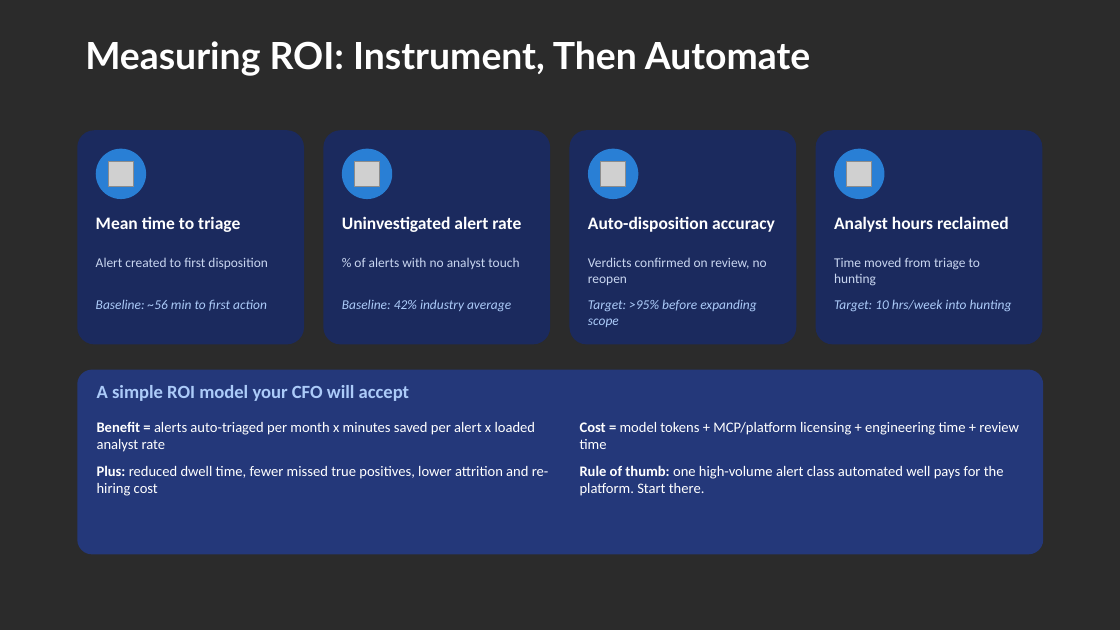
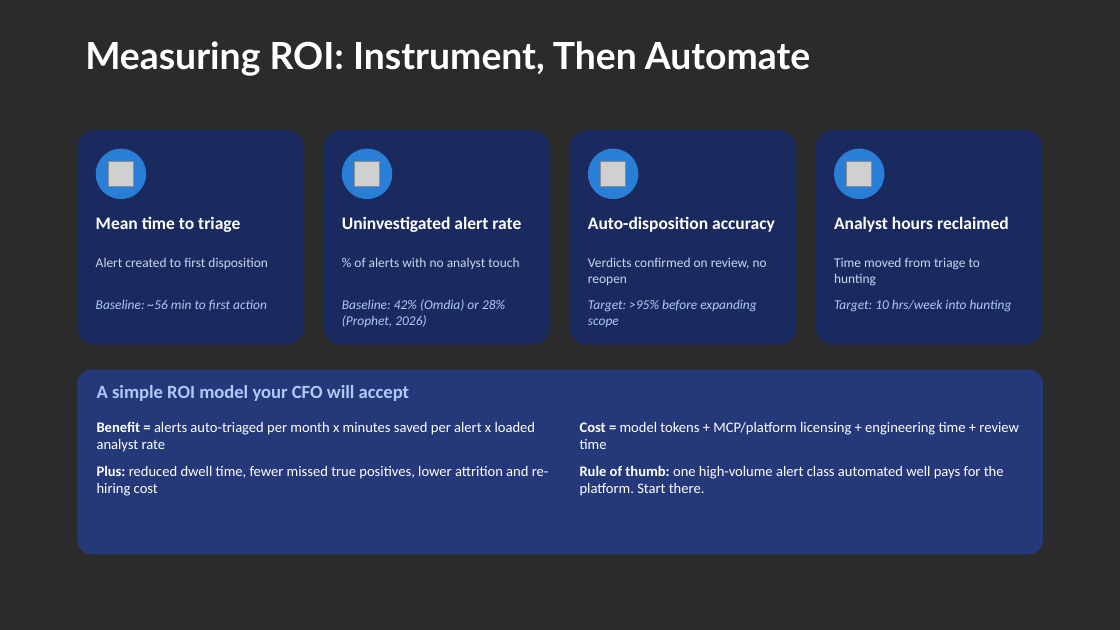
Before and after one commit to rod-trent/MMSMOA, a slide deck: slide 21 of SlideDecks/Empowering SOC Teams - MMS Midway 2026.pptx. Drawn at 1120x630 pixels with LibreOffice and Linux fonts; fonts in the diff are those of the drawing; grey boxes stand for pictures; background and template pictures are left out; a plain dark background stands for a picture behind light text. Boxes give left, top, right and bottom in pixels: in the first picture for what was removed or moved away, otherwise in the second. Text is boxed around its words. In the diff, an @@ line names an element or a change of style, - is before the commit and + after.

```diff
--- a/SlideDecks/Empowering SOC Teams - MMS Midway 2026.pptx
+++ b/SlideDecks/Empowering SOC Teams - MMS Midway 2026.pptx
@@ text at box(342, 299, 505, 327): text changed @@
-Baseline: 42% industry average
+Baseline: 42% (Omdia) or 28% (Prophet, 2026)
```
Also in this commit, not shown: 3 other slides changed, 2 other files.
